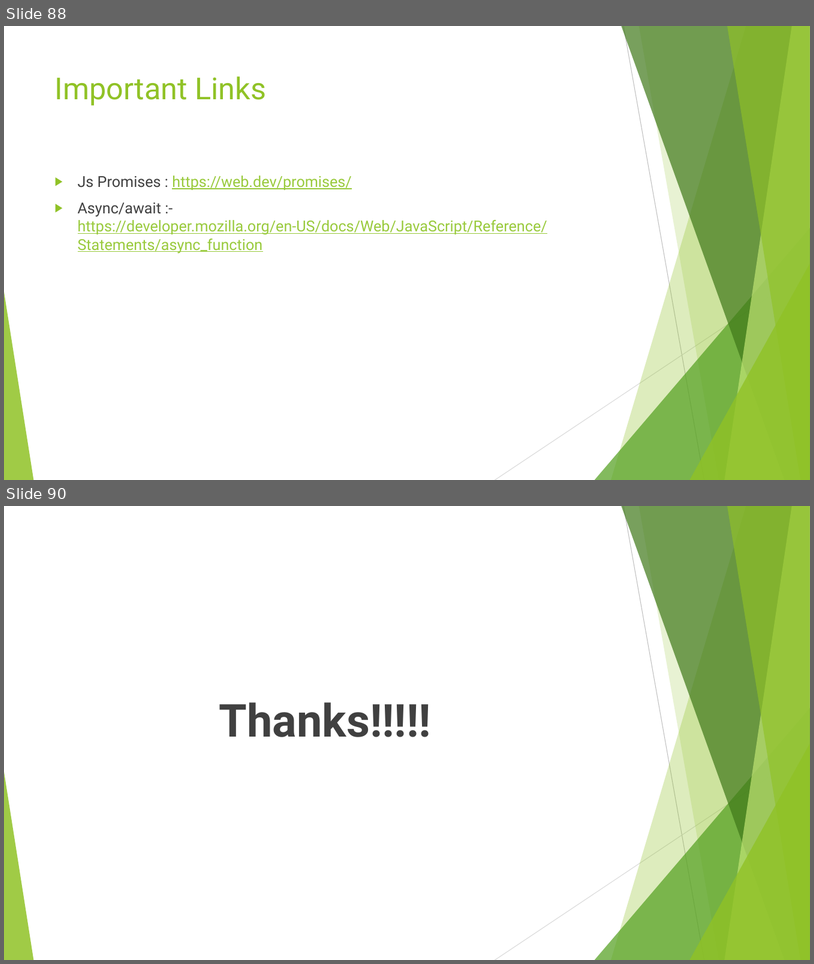
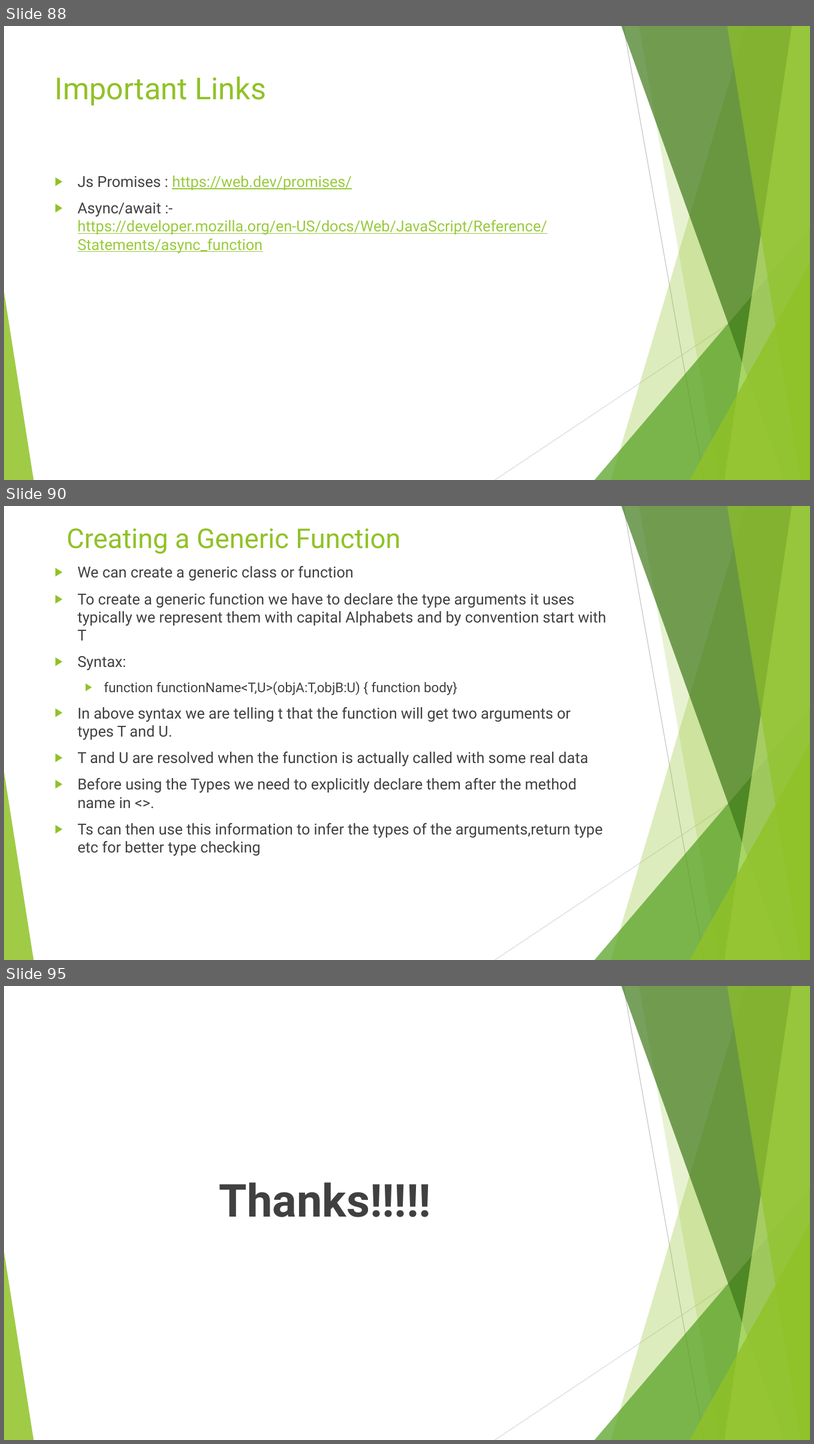
Before and after one commit to rudhrainfogain/TypeScript, a slide deck: PPT/TypeScriptv7.pptx. Shown one above the other, each under a label of ours: slides 88 and 90 before the commit, slides 88, 90 and 95 after it; the slides between them are not shown. The pictures are 814x964 and 814x1444 pixels, drawn with LibreOffice and Linux fonts; fonts in the diff are those of the drawing. Boxes give left, top, right and bottom in pixels: in the first picture for what was removed or moved away, otherwise in the second. Text is boxed around its words. In the diff, an @@ line names an element or a change of style, - is before the commit and + after.

Commit message:
Generics complete

```diff
--- a/PPT/TypeScriptv7.pptx
+++ b/PPT/TypeScriptv7.pptx
@@ slide 90 added at bbox=[4, 506, 810, 960], background #FFFFFF; not listed: 10 template elements that a slide beside it also shows @@
@@ title added at bbox=[66, 528, 401, 554], 32.4 pt, text #90C226 @@
+Creating a Generic Function
@@ text added at bbox=[78, 566, 606, 856], 18 pt, text #404040 @@
+▶ We can create a generic class or function
+▶ To create a generic function we have to declare the type arguments it uses typically we represent them with capital Alphabets and by convention start with T
+▶ Syntax:
+  ▶ function functionName<T,U>(objA:T,objB:U) { function body}
+▶ In above syntax we are telling t that the function will get two arguments or types T and U.
+▶ T and U are resolved when the function is actually called with some real data
+▶ Before using the Types we need to explicitly declare them after the method name in <>.
+▶ Ts can then use this information to infer the types of the arguments,return type etc for better type checking
@@ what was slide 90 is now slide 95 @@
```
Also in this commit, not shown: 1 slide changed, 4 other slides added, 2 other files.
